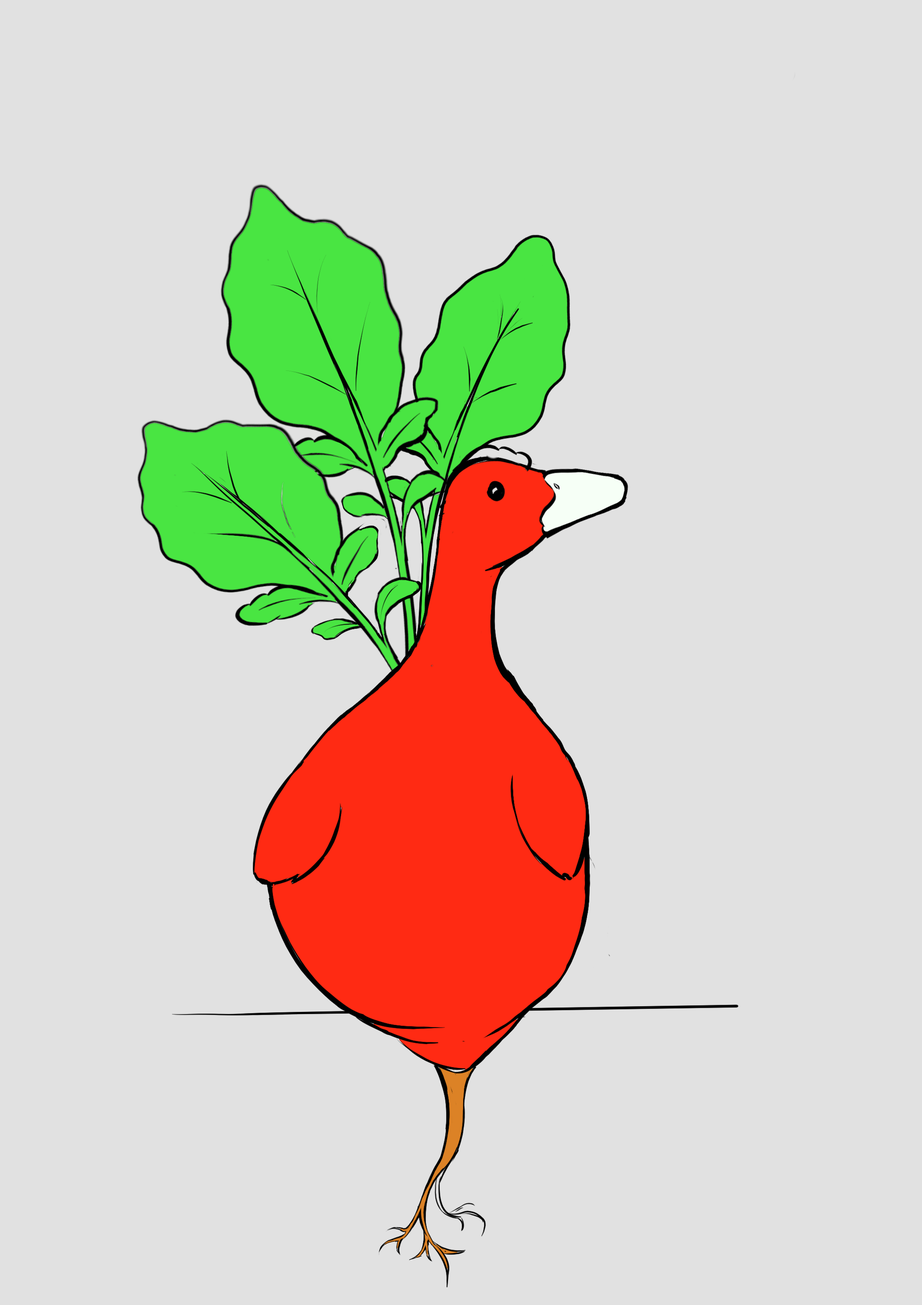
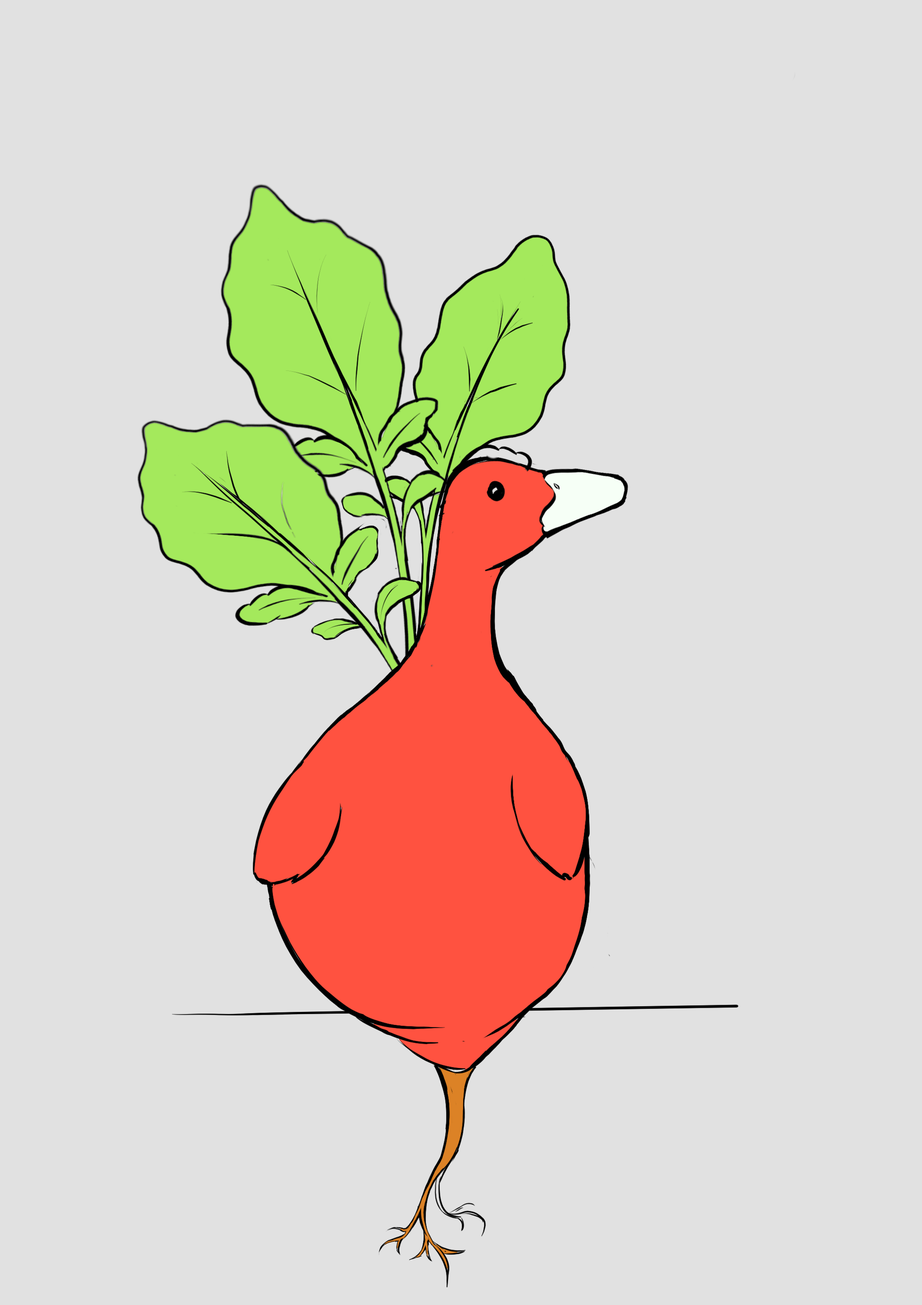
Layered file, before and after one edit (922×1305). Changes by layer:
painted on "hojas" over [140,187,569,670]
painted on "cuerpo" over [254,460,587,1070]
